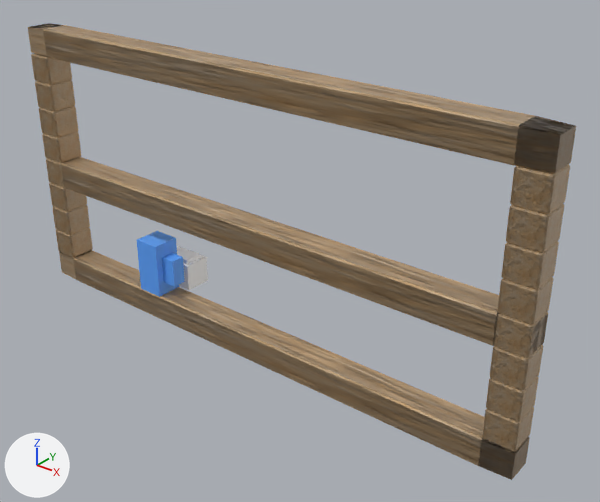
An edit to the Blender file MapEditor/3Stages/3Stages.blend, drawn before and after from the same camera.
Before and after are seen from a camera (50 mm lens) standing at (42.3, -36.2, 31.5) and looking at (11.8, 1.9, 7.9). The axes (+X, +Y, +Z) are drawn at lower left. The lights are the same throughout. The older version comes first.

The first picture shows 'NormalBlock.001', 'NormalBlock.002', 'NormalBlock.010', 'NormalBlock.039', 'NormalBlock.049', 'NormalBlock.050', 'NormalBlock.051', 'NormalBlock.052', 'NormalBlock.053', 'NormalBlock.054', 'PlayerCore', 'StartHouse' and 9 more.
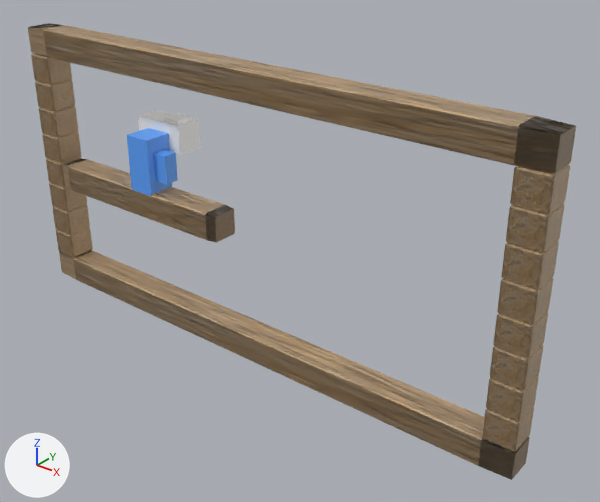
Boxes (x1, y1, x2, y2) around the edits, measured in the pictures (600 x 502 px):
'NormalBlock.002', moved, rescaled (64% narrower, 58% shorter): before (60, 157, 548, 357); after (62, 158, 235, 242)
'PlayerCore', moved: before (137, 231, 185, 297); after (127, 128, 178, 196)
'StartHouse', moved: before (177, 246, 208, 290); after (138, 110, 201, 155)

The change, as a diff of the scene's bpy script:
```diff
--- a/MapEditor/3Stages/3Stages.blend.py
+++ b/MapEditor/3Stages/3Stages.blend.py
@@ ob_playercore @@
 ob_playercore = bpy.data.objects.new('PlayerCore', me_cube_001)
-ob_playercore.location = (0.0, 0.0, 4.0)
+ob_playercore.location = (0.0, 0.0, 11.88)
 ob_playercore.scale = (1.0, 1.0, 2.0)
@@ ob_starthouse @@
 ob_starthouse = bpy.data.objects.new('StartHouse', me_cube)
-ob_starthouse.location = (0.0, 2.0, 3.0)
+ob_starthouse.location = (0.0, 2.0, 13.56)
 ob_starthouse.rotation_euler = (0.0, 0.0, 1.571)  # degrees (0, 0, 90)
@@ ob_normalblock_002 @@
 ob_normalblock_002 = bpy.data.objects.new('NormalBlock.002', me_cube_071)
-ob_normalblock_002.location = (9.0, 0.0, 9.0)
+ob_normalblock_002.location = (-1.0, 0.0, 9.0)
 ob_normalblock_002.rotation_euler = (1.571, 0.0, -3.142)  # degrees (90, 0, -180)
-ob_normalblock_002.scale = (20.0, 1.0, 1.0)
+ob_normalblock_002.scale = (8.0, 1.0, 1.0)
```
